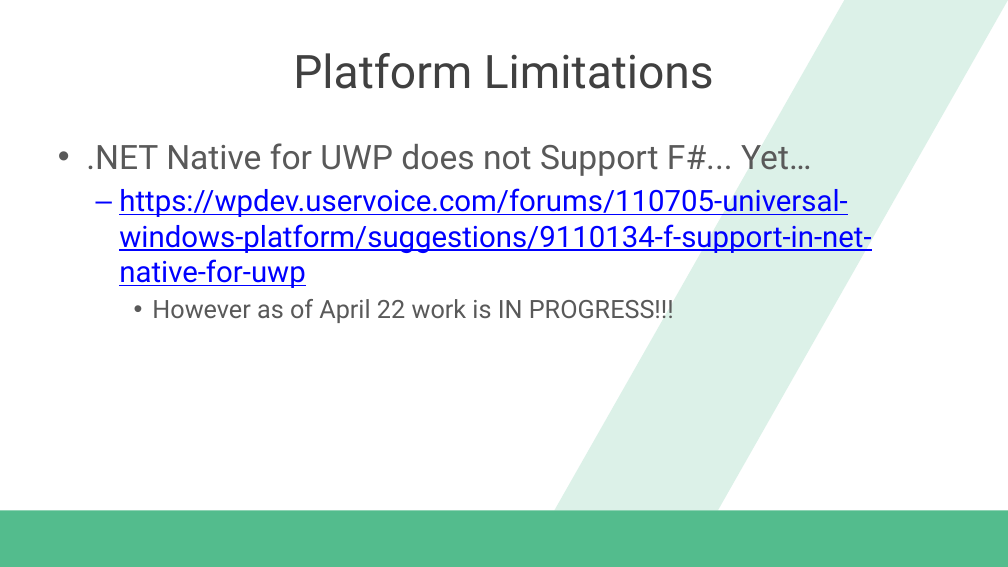
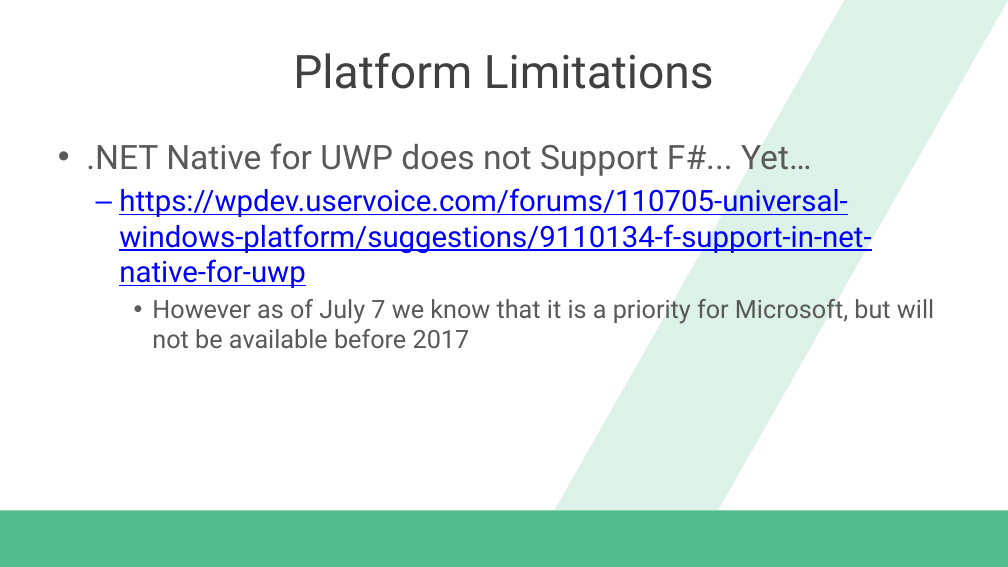
Before and after one commit to dannydwarren/FSharpXamarin, a slide deck: slide 16 of FSharpXamarin_Slides.pptx. Drawn at 1008x567 pixels with LibreOffice and Linux fonts; fonts in the diff are those of the drawing; background and template pictures are left out. Boxes give left, top, right and bottom in pixels: in the first picture for what was removed or moved away, otherwise in the second. Text is boxed around its words. In the diff, an @@ line names an element or a change of style, - is before the commit and + after.

```diff
--- a/FSharpXamarin_Slides.pptx
+++ b/FSharpXamarin_Slides.pptx
@@ text at [152, 299, 934, 348]: text changed @@
-    • However as of April 22 work is IN PROGRESS!!!
+    • However as of July 7 we know that it is a priority for Microsoft, but will not be available before 2017
```
Also in this commit, not shown: 4 other slides changed, 3 other files.
